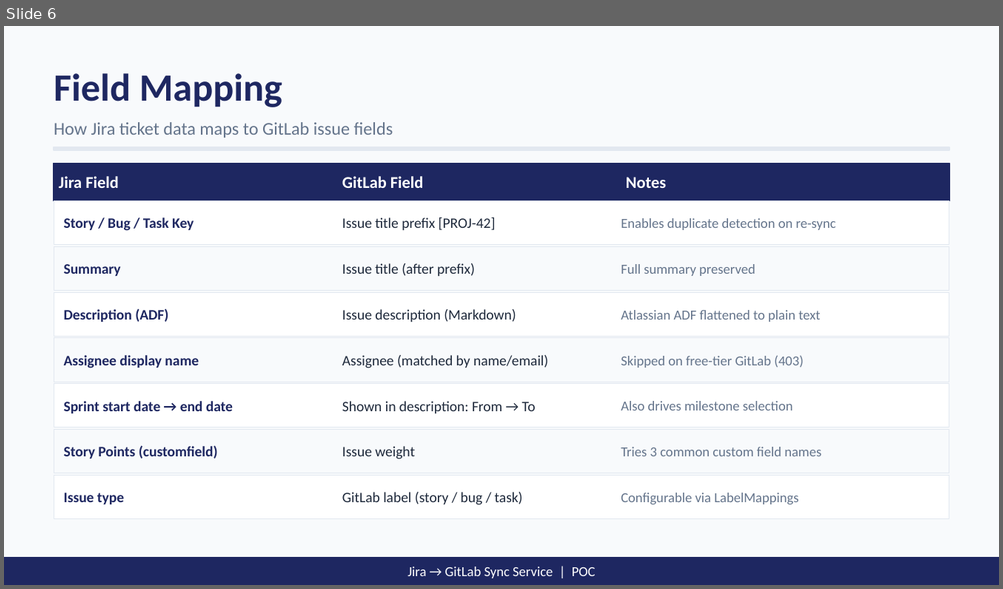
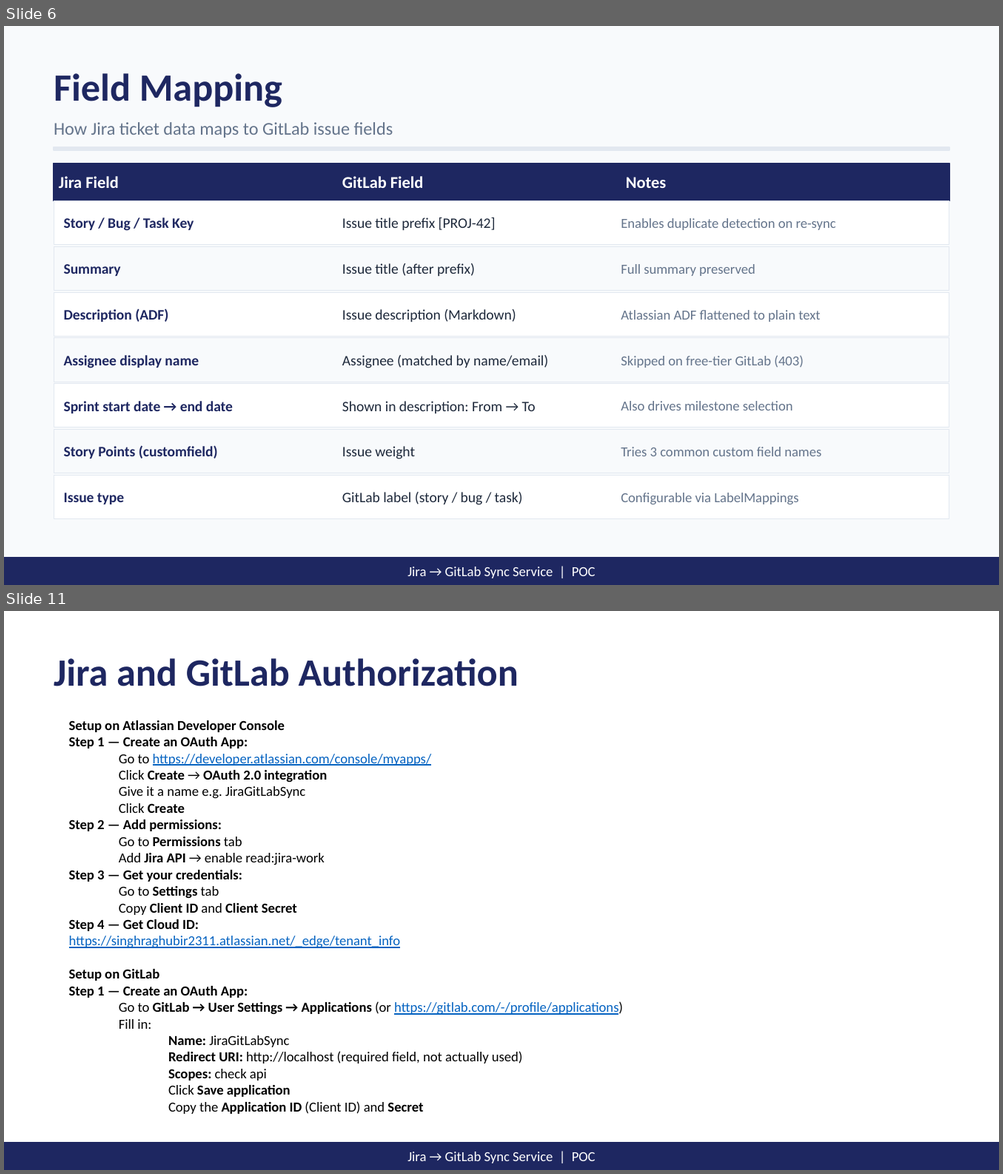
Before and after one commit to raghusingh/Jira_to_Gitlab_Backlog_Movement, a slide deck: JiraGitLabSync_POC.pptx. Shown one above the other, each under a label of ours: slide 6 before the commit, slides 6 and 11 after it; the slides between them are not shown. The pictures are 1003x589 and 1003x1174 pixels, drawn with LibreOffice and Linux fonts; fonts in the diff are those of the drawing. Boxes give left, top, right and bottom in pixels: in the first picture for what was removed or moved away, otherwise in the second. Text is boxed around its words. In the diff, an @@ line names an element or a change of style, - is before the commit and + after.

```diff
--- a/JiraGitLabSync_POC.pptx
+++ b/JiraGitLabSync_POC.pptx
@@ slide 11 added at (x1=4, y1=611, x2=999, y2=1170), background #FFFFFF @@
@@ text added at (x1=54, y1=658, x2=518, y2=686), 28 pt, text #1E2761, bold @@
+Jira and GitLab Authorization
@@ text added at (x1=69, y1=721, x2=623, y2=1114), 10 pt, text #000000 @@
+Setup on Atlassian Developer Console
+Step 1 — Create an OAuth App:
+  Go to https://developer.atlassian.com/console/myapps/
+  Click Create → OAuth 2.0 integration
+  Give it a name e.g. JiraGitLabSync
+  Click Create
+Step 2 — Add permissions:
+  Go to Permissions tab
+  Add Jira API → enable read:jira-work
+Step 3 — Get your credentials:
+  Go to Settings tab
+  Copy Client ID and Client Secret
+Step 4 — Get Cloud ID:
+https://singhraghubir2311.atlassian.net/_edge/tenant_info
+Setup on GitLab
+Step 1 — Create an OAuth App:
+  Go to GitLab → User Settings → Applications (or https://gitlab.com/-/profile/applications)
+  Fill in:
+    Name: JiraGitLabSync
+    Redirect URI: http://localhost (required field, not actually used)
+    Scopes: check api
+Click Save application
+Copy the Application ID (Client ID) and Secret
@@ rectangle added at (x1=4, y1=1143, x2=999, y2=1170), fill #1E2761, outline #1E2761 1 pt @@
@@ text added at (x1=407, y1=1152, x2=595, y2=1164), 10 pt, text #FFFFFF @@
+Jira → GitLab Sync Service | POC
```
Also in this commit, not shown: 4 other slides added, 5 other files.
